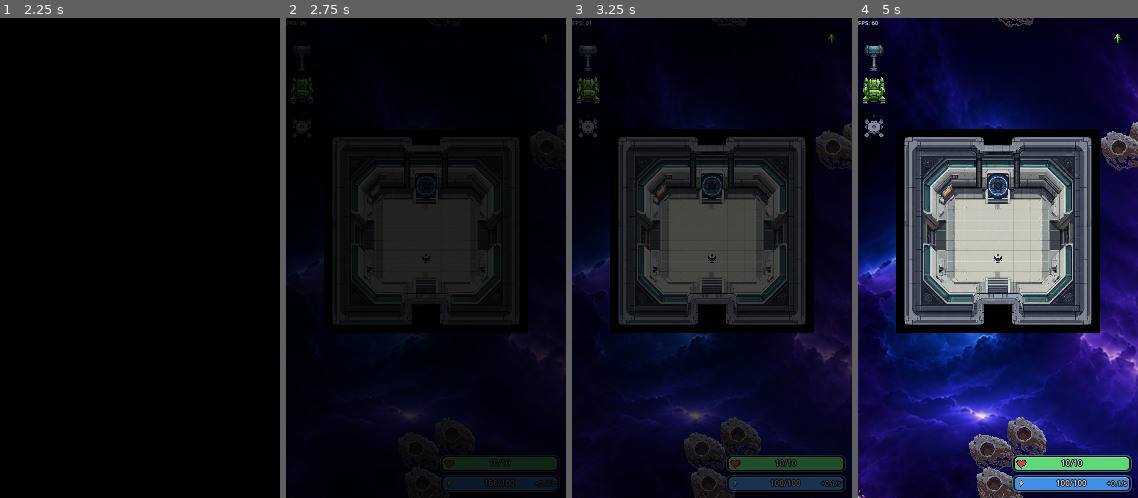
Above: before the commit, frames 1-4 (left to right).
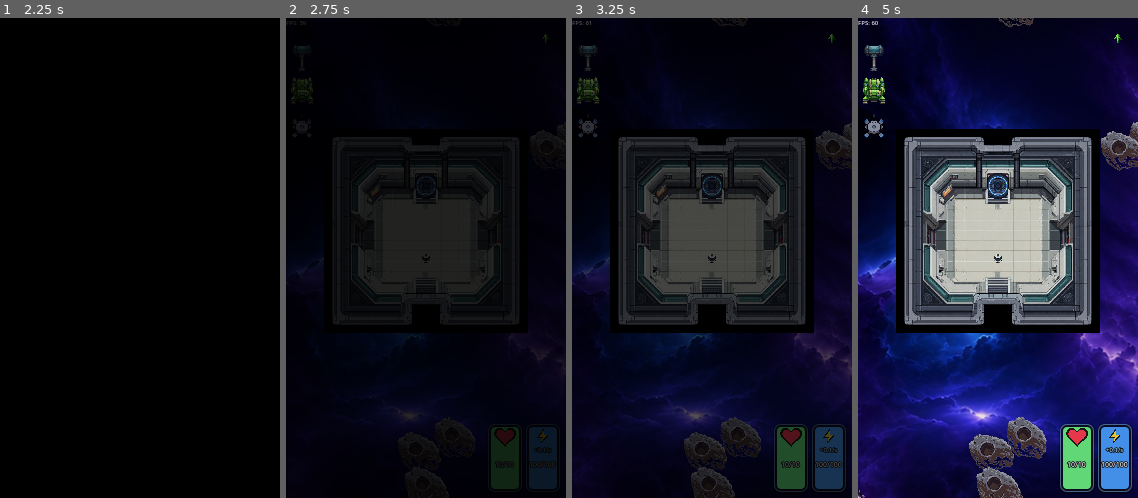
Above: after the commit, the same moments.

Repository: wildane/ShootingStar
Game: Godot game, scene res://scene/main_menu/main_menu.tscn
Same seed, same stepped clock (60 frames per second), same inputs: the game is played once before the commit and once after it.
Inputs (mouse positions are in pixels of both pictures, inside the frame that each line leads up to):
- Up to frame 1 (2.25 s): tap Enter at 0.5, 0.6 s; move the mouse to (201, 234) at 0.52 s; hold Right 0.53-1.25 s; click (201, 234) at 0.67 s; tap Space at 0.77 s; drag from (84, 282) to (126, 354) at 1.27 s; move the mouse to (140, 186) at 2.02 s; hold Right from 2.03 s (still down); tap Backspace at 2.1 s; click (140, 186) at 2.17 s
- Up to frame 2 (2.75 s): keep holding Right
- Up to frame 3 (3.25 s): release Right at 2.75 s; drag from (698, 354) to (770, 234) at 2.77 s
- Up to frame 4 (5 s): move the mouse to (1082, 330) at 3.52 s; hold Left 3.53-4.25 s; tap Ctrl at 3.6 s; click (1082, 330) at 3.67 s; tap Space at 3.77 s; drag from (914, 186) to (1000, 186) at 4.27 s

Frame 1 is identical in both runs. In frame 2, 2.3% of the frame differs, in the area x 56-97%, y 85-99%; in frame 3, 3.7%; in frame 4, 4.4%, in the area x 54-99%, y 84-100%.

Commit message:
Jadikan bar HP dan tenaga tegak, isi naik ke atas
Tambah mod menegak pada HpBar supaya HUD boleh dipaparkan sebagai lajur pendek di bawah kanan skrin tanpa makan ruang melintang.

Diff:
--- a/scene/ui/HpBar.gd
+++ b/scene/ui/HpBar.gd
@@ -9,6 +9,8 @@
 const FON_PEMAIN: int = 8
 const SAIZ_MUSUH: Vector2 = Vector2(62.0, 12.0)
 const FON_MUSUH: int = 6
+const SAIZ_MENEGAK: Vector2 = Vector2(34.0, 68.0)
+const FON_MENEGAK: int = 7
 
 const WARNA_SIHAT: Color = Color(0.42, 0.93, 0.52)
 const WARNA_SEDERHANA: Color = Color(1.0, 0.78, 0.28)
@@ -71,6 +73,7 @@
 var saiz_bar: Vector2 = SAIZ_PEMAIN
 var saiz_fon: int = FON_PEMAIN
 var jenis: String = "hp"
+var menegak: bool = false
 var jidar: float = 3.5
 
 var _panel: Panel
@@ -86,12 +89,13 @@
 var _tween_kilat: Tween = null
 
 ## Cipta bar dengan saiz dan jenis yang ditetapkan (sebelum masuk tree).
-static func cipta(p_saiz: Vector2, p_fon: int, p_jenis: String = "hp") -> HpBar:
+static func cipta(p_saiz: Vector2, p_fon: int, p_jenis: String = "hp", p_menegak: bool = false) -> HpBar:
 	var b := HpBar.new()
 	b.saiz_bar = p_saiz
 	b.saiz_fon = p_fon
 	b.jenis = p_jenis
-	b.jidar = maxf(2.0, round(p_saiz.y * 0.2))
+	b.menegak = p_menegak
+	b.jidar = maxf(2.0, round(p_saiz.x * 0.1)) if p_menegak else maxf(2.0, round(p_saiz.y * 0.2))
 	return b
 
 func _ready() -> void:
@@ -107,6 +111,10 @@
 	_panel.add_theme_stylebox_override("panel", _gaya_panel())
 	_panel.set_anchors_and_offsets_preset(Control.PRESET_FULL_RECT)
 	add_child(_panel)
+
+	if menegak:
+		_bina_menegak()
+		return
 
 	# Saiz & posisi ikon (dibuat selepas bar supaya dilukis di atasnya)
 	_lebar_ikon = maxf(4.0, saiz_bar.y * 0.40)
@@ -167,10 +175,70 @@
 	_teks_kanan.offset_left = _kiri_kandungan
 	_panel.add_child(_teks_kanan)
 
+## Susun atur tegak: isian naik dari bawah, ikon di atas, nilai di tengah.
+func _bina_menegak() -> void:
+	_kiri_kandungan = jidar
+	_lebar_ikon = maxf(8.0, saiz_bar.x * 0.42)
+
+	_bar = ProgressBar.new()
+	_bar.mouse_filter = Control.MOUSE_FILTER_IGNORE
+	_bar.show_percentage = false
+	_bar.min_value = 0.0
+	_bar.max_value = 1.0
+	_bar.step = 0.0
+	_bar.value = 1.0
+	_bar.fill_mode = ProgressBar.FILL_BOTTOM_TO_TOP
+	_bar.add_theme_stylebox_override("background", _gaya_trek())
+	_bar.add_theme_stylebox_override("fill", _gaya_isian(_warna_untuk(1.0)))
+	_bar.set_anchors_and_offsets_preset(Control.PRESET_FULL_RECT)
+	_bar.offset_left = jidar
+	_bar.offset_top = jidar
+	_bar.offset_right = -jidar
+	_bar.offset_bottom = -jidar
+	_panel.add_child(_bar)
+
+	# Ikon di bahagian atas lajur
+	_ikon = IkonBar.new()
+	_ikon.jenis = jenis
+	_ikon.size = Vector2(_lebar_ikon, _lebar_ikon)
+	_ikon.position = Vector2((saiz_bar.x - _lebar_ikon) * 0.5, jidar + 2.0)
+	_panel.add_child(_ikon)
+
+	# Nilai di tengah lajur
+	_teks = Label.new()
+	_teks.mouse_filter = Control.MOUSE_FILTER_IGNORE
+	_teks.horizontal_alignment = HORIZONTAL_ALIGNMENT_CENTER
+	_teks.vertical_alignment = VERTICAL_ALIGNMENT_CENTER
+	_teks.add_theme_font_size_override("font_size", saiz_fon)
+	_teks.add_theme_color_override("font_color", Color(1, 1, 1, 1))
+	_teks.add_theme_color_override("font_outline_color", Color(0.02, 0.03, 0.06, 1))
+	_teks.add_theme_constant_override("outline_size", 3)
+	_teks.text = "--/--"
+	_teks.set_anchors_and_offsets_preset(Control.PRESET_FULL_RECT)
+	_teks.offset_top = saiz_bar.y * 0.40
+	_teks.offset_bottom = -maxf(13.0, saiz_bar.y * 0.19)
+	_panel.add_child(_teks)
+
+	# Kadar cas di bawah sekali
+	_teks_kanan = Label.new()
+	_teks_kanan.mouse_filter = Control.MOUSE_FILTER_IGNORE
+	_teks_kanan.horizontal_alignment = HORIZONTAL_ALIGNMENT_CENTER
+	_teks_kanan.vertical_alignment = VERTICAL_ALIGNMENT_CENTER
+	_teks_kanan.add_theme_font_size_override("font_size", maxi(6, saiz_fon - 1))
+	_teks_kanan.add_theme_color_override("font_color", Color(0.75, 0.92, 1.0, 1.0))
+	_teks_kanan.add_theme_color_override("font_outline_color", Color(0.02, 0.03, 0.06, 1))
+	_teks_kanan.add_theme_constant_override("outline_size", 3)
+	_teks_kanan.text = ""
+	_teks_kanan.visible = false
+	_teks_kanan.set_anchors_and_offsets_preset(Control.PRESET_FULL_RECT)
+	_teks_kanan.offset_top = -maxf(13.0, saiz_bar.y * 0.19)
+	_teks_kanan.offset_bottom = -jidar
+	_panel.add_child(_teks_kanan)
+
 func _gaya_panel() -> StyleBoxFlat:
 	var gaya := StyleBoxFlat.new()
 	gaya.bg_color = WARNA_LATAR
-	gaya.set_corner_radius_all(int(maxf(4.0, saiz_bar.y * 0.32)))
+	gaya.set_corner_radius_all(int(6.0 if menegak else maxf(4.0, saiz_bar.y * 0.32)))
 	gaya.set_border_width_all(1)
 	gaya.border_color = WARNA_JIDAR
 	gaya.shadow_color = Color(0, 0, 0, 0.45)
@@ -181,14 +249,14 @@
 func _gaya_trek() -> StyleBoxFlat:
 	var gaya := StyleBoxFlat.new()
 	gaya.bg_color = Color(0.0, 0.0, 0.0, 0.55)
-	gaya.set_corner_radius_all(int(maxf(2.0, saiz_bar.y * 0.18)))
+	gaya.set_corner_radius_all(int(4.0 if menegak else maxf(2.0, saiz_bar.y * 0.18)))
 	return gaya
 
 func _gaya_isian(warna: Color) -> StyleBoxFlat:
 	var gaya := StyleBoxFlat.new()
 	gaya.bg_color = warna
-	gaya.set_corner_radius_all(int(maxf(2.0, saiz_bar.y * 0.18)))
-	gaya.border_width_top = 1
+	gaya.set_corner_radius_all(int(4.0 if menegak else maxf(2.0, saiz_bar.y * 0.18)))
+	gaya.border_width_top = 0 if menegak else 1
 	gaya.border_color = warna.lightened(0.35)
 	return gaya
 
@@ -226,11 +294,9 @@
 		_teks_kanan.visible = kanan != ""
 
 	# Teks utama (HP/tenaga) kekal di tengah penuh bar
-	_teks.offset_left = jidar
-	_teks.offset_right = -jidar
-
-	# Kekalkan lebar label kanan dikira (untuk rujukan), tetapi jangan anjak teks utama
-	var _simpan_kanan := _lebar_teks_kanan(_kanan_semasa)
+	if not menegak:
+		_teks.offset_left = jidar
+		_teks.offset_right = -jidar
 
 	var nisbah_baru := clampf(nisbah, 0.0, 1.0)
 	if is_equal_approx(nisbah_baru, _nisbah_semasa):
--- a/scene/ui/PlayerHpHud.gd
+++ b/scene/ui/PlayerHpHud.gd
@@ -8,21 +8,21 @@
 func _ready() -> void:
 	mouse_filter = Control.MOUSE_FILTER_IGNORE
 
-	# Bar diletak di bawah kanan skrin supaya tak bertindih dengan UI build
-	var susunan := VBoxContainer.new()
+	# Dua bar tegak di bawah kanan skrin, isi naik ke atas
+	var susunan := HBoxContainer.new()
 	susunan.mouse_filter = Control.MOUSE_FILTER_IGNORE
-	susunan.add_theme_constant_override("separation", 3)
+	susunan.add_theme_constant_override("separation", 4)
 	susunan.set_anchors_preset(Control.PRESET_BOTTOM_RIGHT)
-	susunan.offset_left = -(HpBar.SAIZ_PEMAIN.x + 6.0)
-	susunan.offset_top = -(HpBar.SAIZ_PEMAIN.y * 2.0 + 3.0 + 6.0)
+	susunan.offset_left = -(HpBar.SAIZ_MENEGAK.x * 2.0 + 4.0 + 6.0)
+	susunan.offset_top = -(HpBar.SAIZ_MENEGAK.y + 6.0)
 	susunan.offset_right = -6.0
 	susunan.offset_bottom = -6.0
 	add_child(susunan)
 
-	_bar_hp = HpBar.cipta(HpBar.SAIZ_PEMAIN, HpBar.FON_PEMAIN, "hp")
+	_bar_hp = HpBar.cipta(HpBar.SAIZ_MENEGAK, HpBar.FON_MENEGAK, "hp", true)
 	susunan.add_child(_bar_hp)
 
-	_bar_tenaga = HpBar.cipta(HpBar.SAIZ_PEMAIN, HpBar.FON_PEMAIN, "energi")
+	_bar_tenaga = HpBar.cipta(HpBar.SAIZ_MENEGAK, HpBar.FON_MENEGAK, "energi", true)
 	susunan.add_child(_bar_tenaga)
 
 func _process(_delta: float) -> void:
